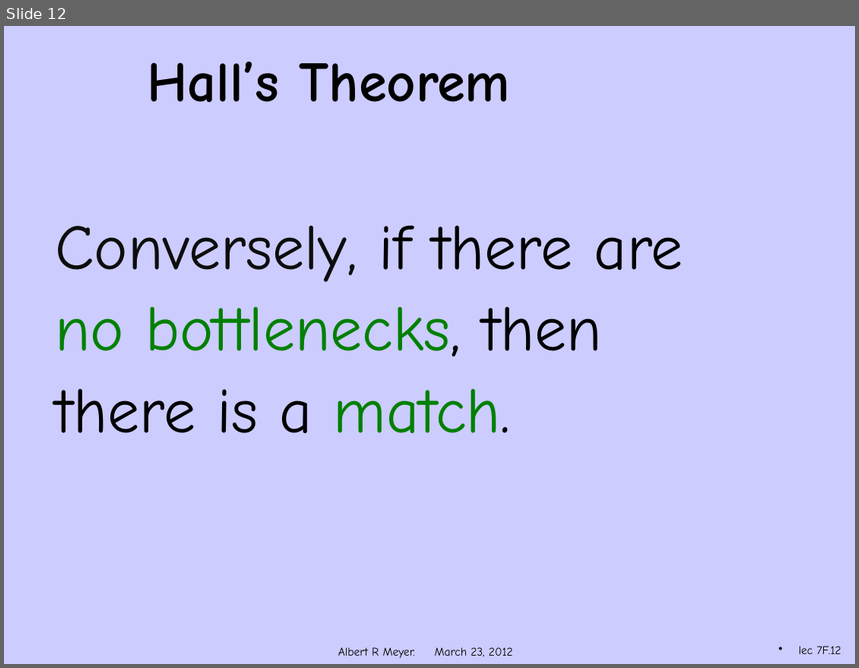
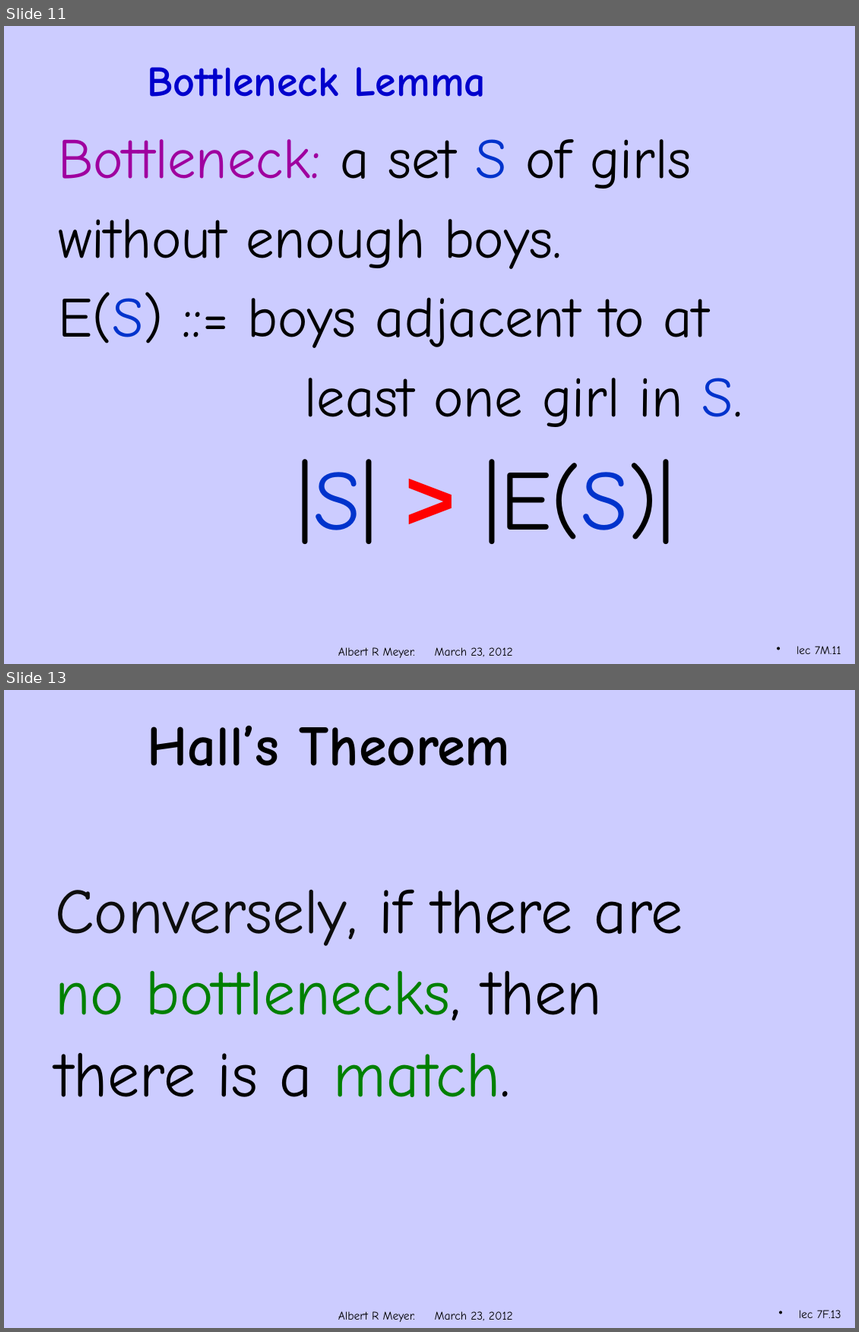
Before and after one commit to armeyer/mcs_web, a slide deck: spring12/slidesS12/bipartite-matching.pptx. Shown one above the other, each under a label of ours: slide 12 before the commit, slides 11 and 13 after it; the slides between them are not shown. The pictures are 859x668 and 859x1332 pixels, drawn with LibreOffice and Linux fonts; fonts in the diff are those of the drawing; background and template pictures are left out. Boxes give left, top, right and bottom in pixels: in the first picture for what was removed or moved away, otherwise in the second. Text is boxed around its words. In the diff, an @@ line names an element or a change of style, - is before the commit and + after.

```diff
--- a/spring12/slidesS12/bipartite-matching.pptx
+++ b/spring12/slidesS12/bipartite-matching.pptx
@@ slide 11 added at bbox=[4, 26, 855, 664], background #CCCCFF; not listed: 1 template element that a slide beside it also shows @@
@@ title added at bbox=[148, 67, 486, 97], 36 pt, text #0000CC, bold @@
+Bottleneck Lemma
@@ text added at bbox=[58, 139, 743, 544], 48 pt, text #000000 @@
+Bottleneck: a set S of girls
+without enough boys.
+E(S) ::= boys adjacent to at
+least one girl in S.
+|S| > |E(S)|
@@ page number added at bbox=[797, 646, 842, 655], 10 pt, text #000000 @@
+lec 7M.11
@@ what was slide 12 is now slide 13 @@
@@ page number at bbox=[799, 1310, 842, 1319]: text changed @@
-lec 7F.12
+lec 7F.13
```
Also in this commit, not shown: 3 slides changed, 3 slides removed, 1 other file.
